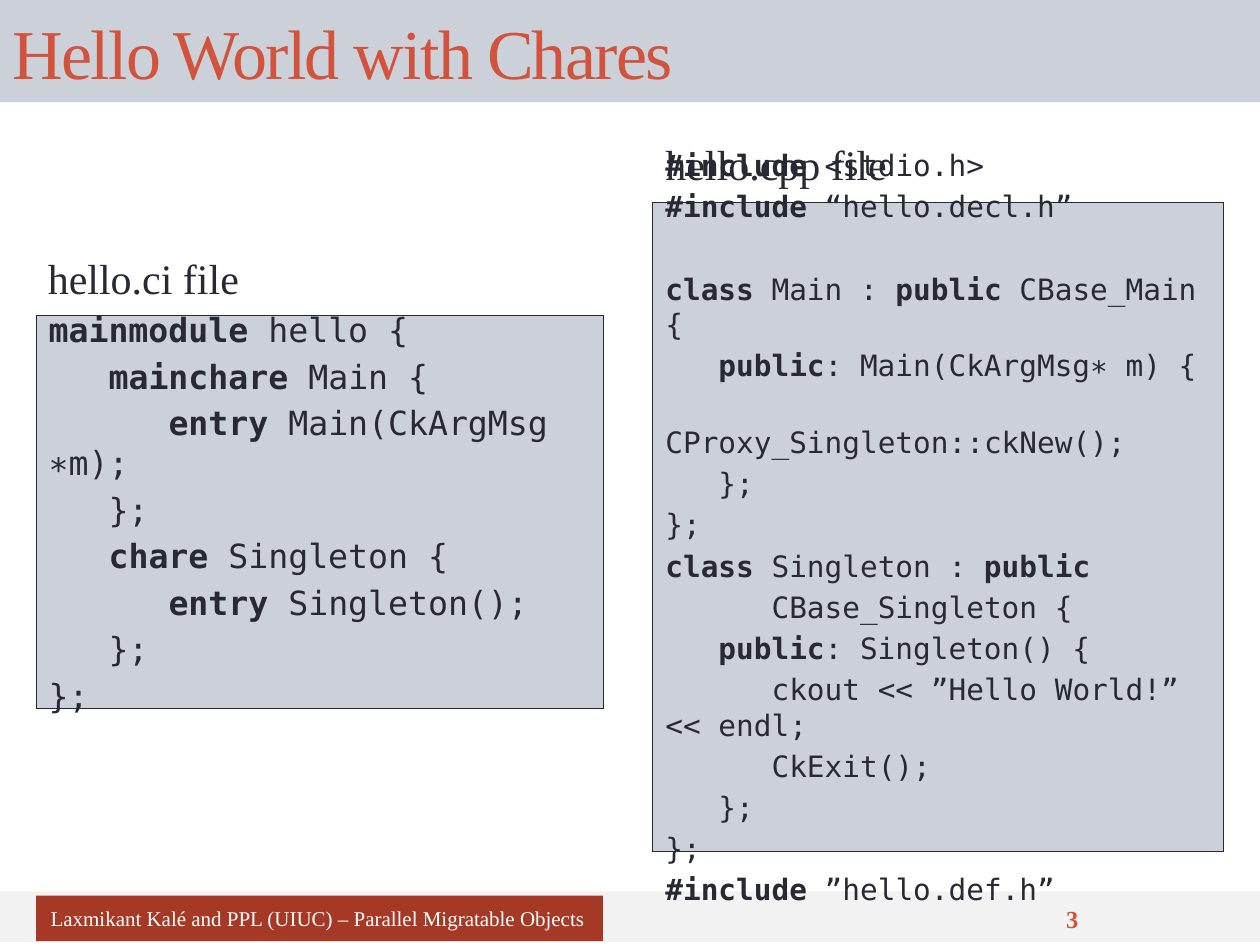
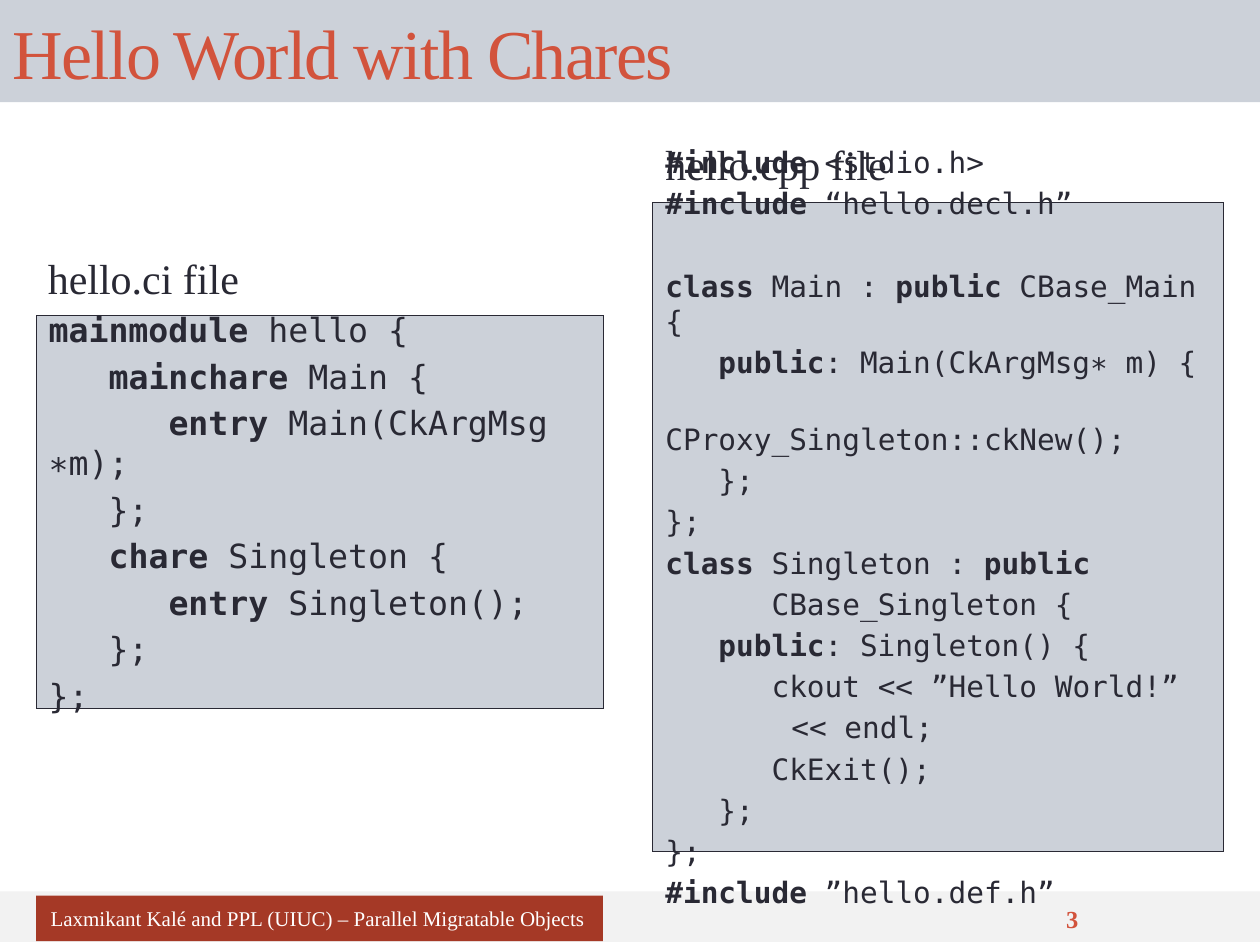
Before and after one commit to UIUC-PPL/charm_tutorial, a slide deck: slide 3 of tutorial-02-hello_world.pptx. Drawn at 1260x945 pixels with LibreOffice and Linux fonts; fonts in the diff are those of the drawing. Boxes give left, top, right and bottom in pixels: in the first picture for what was removed or moved away, otherwise in the second. Text is boxed around its words. In the diff, an @@ line names an element or a change of style, - is before the commit and + after.

```diff
--- a/tutorial-02-hello_world.pptx
+++ b/tutorial-02-hello_world.pptx
@@ text at (772,674,1179,742): text changed @@
-ckout << ”Hello World!” << endl;
+ckout << ”Hello World!”
+<< endl;
```
Also in this commit, not shown: 4 other files.
